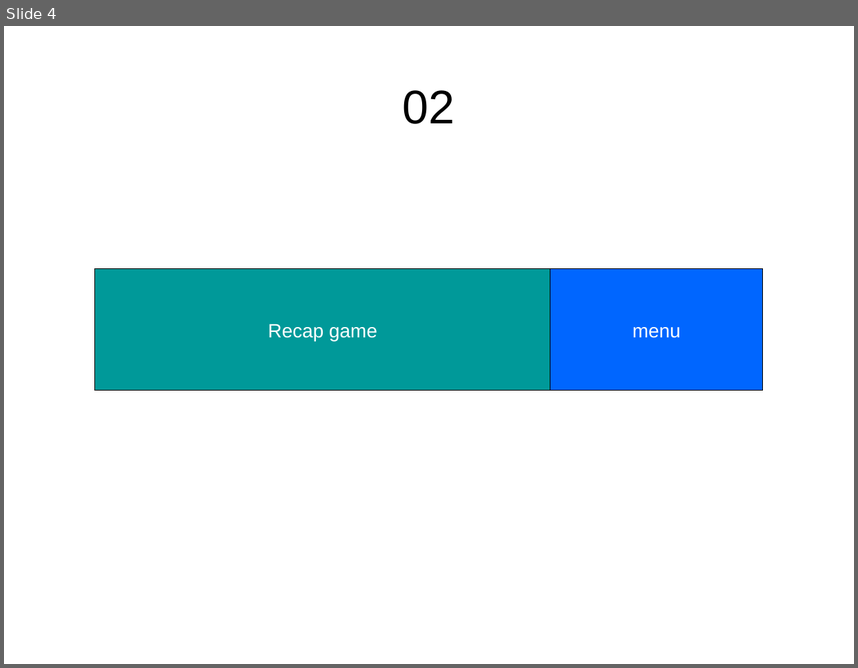
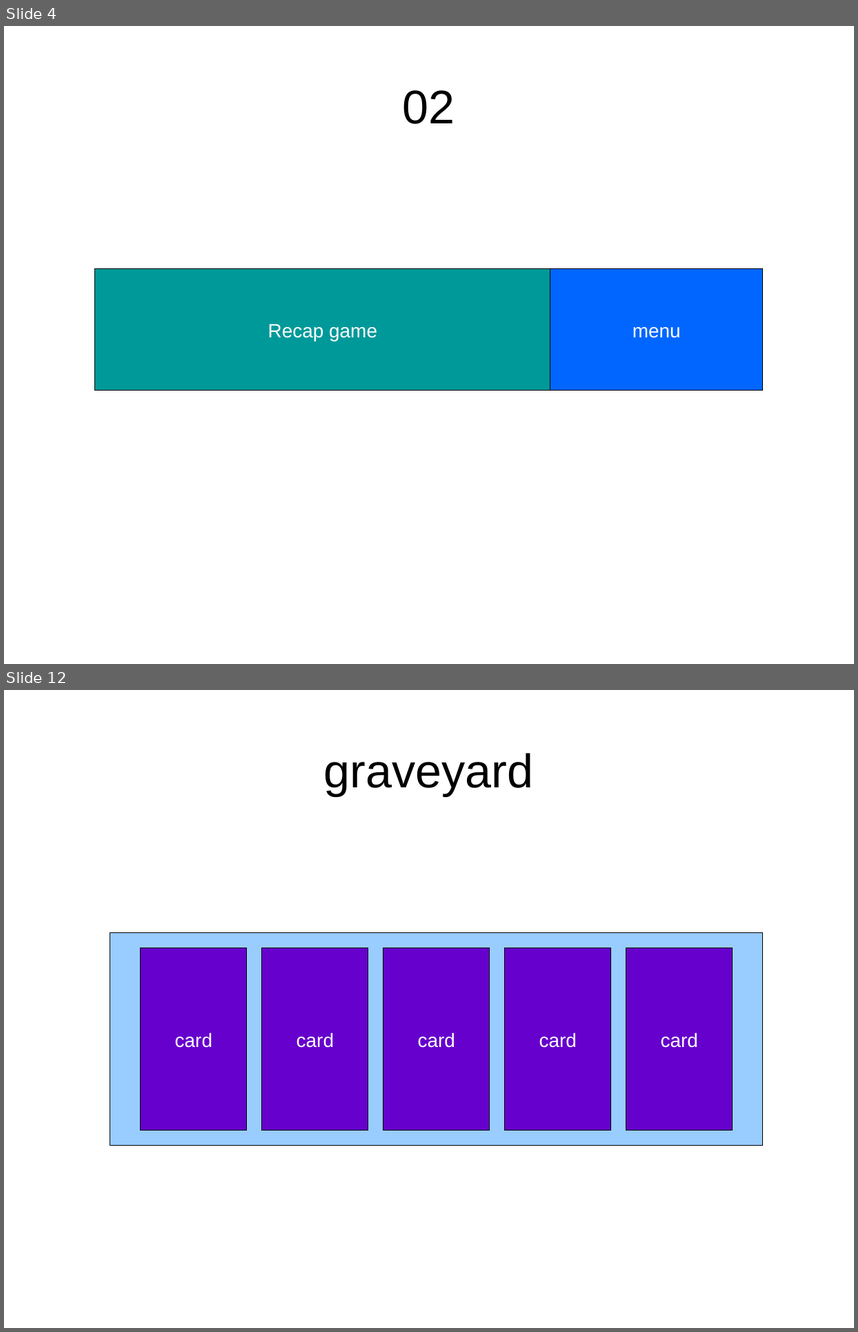
Before and after one commit to idolord/CryptDuel, a slide deck: documentation/interface.ingame.odp. Shown one above the other, each under a label of ours: slide 4 before the commit, slides 4 and 12 after it; the slides between them are not shown. The pictures are 858x668 and 858x1332 pixels, drawn with LibreOffice and Linux fonts; fonts in the diff are those of the drawing. Boxes give left, top, right and bottom in pixels: in the first picture for what was removed or moved away, otherwise in the second. Text is boxed around its words. In the diff, an @@ line names an element or a change of style, - is before the commit and + after.

```diff
--- a/documentation/interface.ingame.odp
+++ b/documentation/interface.ingame.odp
@@ slide 12 added at box(4, 690, 854, 1328), background #FFFFFF @@
@@ title added at box(324, 753, 534, 796), 44 pt, text #000000 @@
+graveyard
@@ rectangle added at box(110, 933, 763, 1146), fill #99CCFF, outline #000000 0 pt @@
@@ rectangle added at box(141, 949, 247, 1130), fill #6600CC, outline #000000 0 pt, 18 pt, text #FFFFFF @@
+card
@@ rectangle added at box(263, 949, 369, 1130), fill #6600CC, outline #000000 0 pt, 18 pt, text #FFFFFF @@
+card
@@ rectangle added at box(383, 949, 490, 1130), fill #6600CC, outline #000000 0 pt, 18 pt, text #FFFFFF @@
+card
@@ rectangle added at box(506, 949, 612, 1130), fill #6600CC, outline #000000 0 pt, 18 pt, text #FFFFFF @@
+card
@@ rectangle added at box(626, 949, 733, 1130), fill #6600CC, outline #000000 0 pt, 18 pt, text #FFFFFF @@
+card
```
Also in this commit, not shown: 2 slides changed, 7 other slides added.
